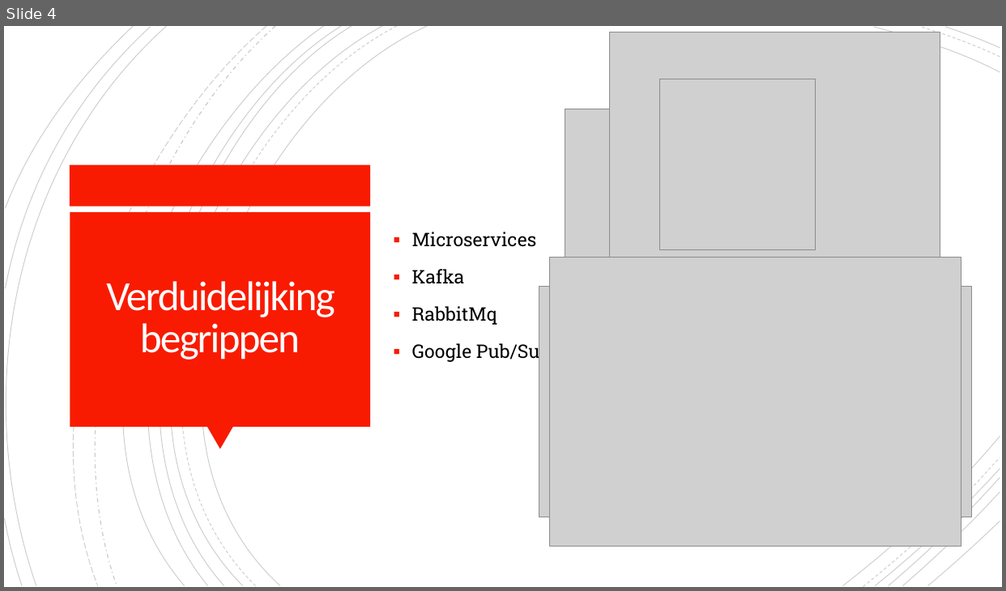
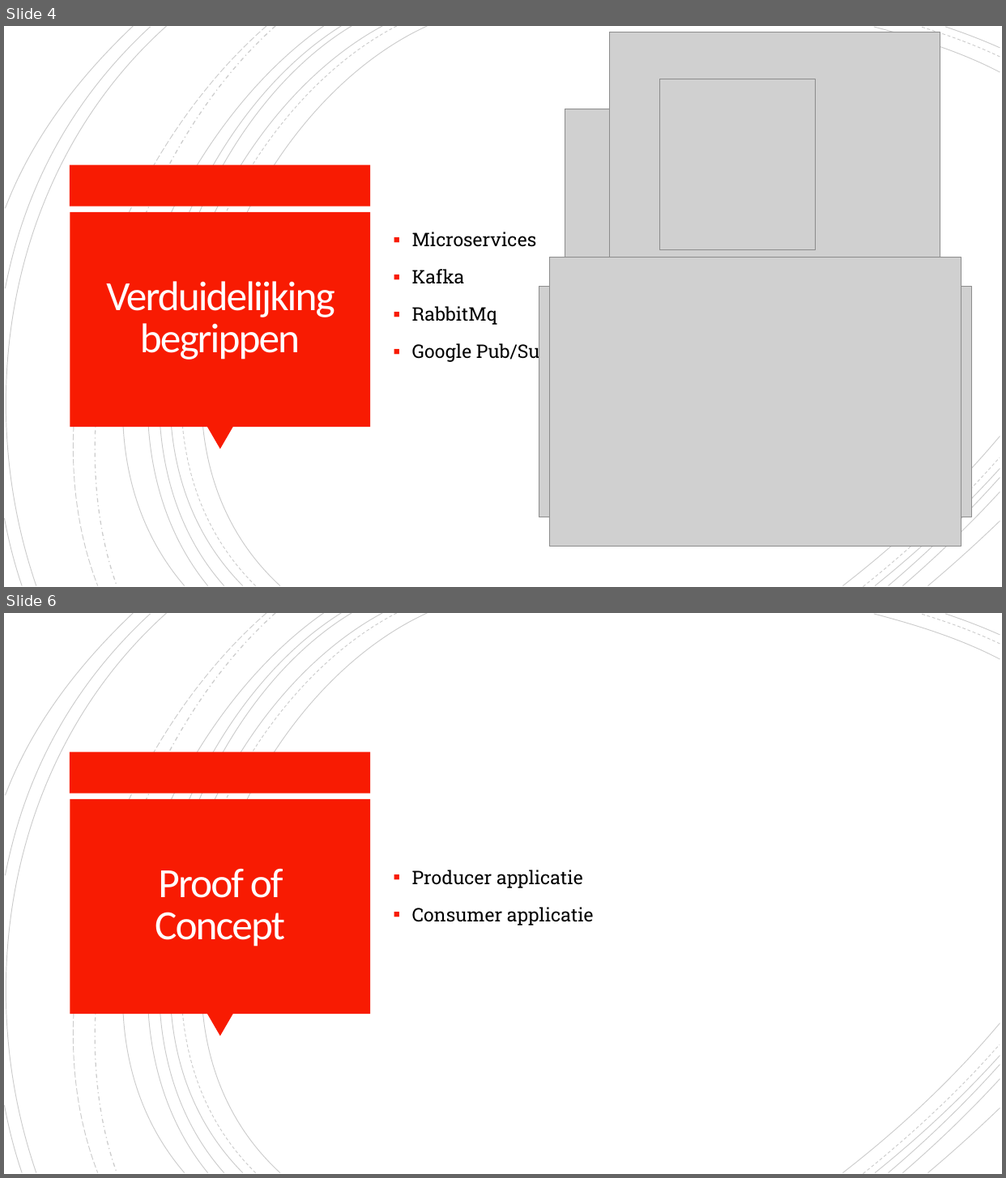
Before and after one commit to 637611rd/BP_Ruben, a slide deck: Bachelorproef.pptx. Shown one above the other, each under a label of ours: slide 4 before the commit, slides 4 and 6 after it; the slides between them are not shown. The pictures are 1006x591 and 1006x1178 pixels, drawn with LibreOffice and Linux fonts; fonts in the diff are those of the drawing; grey boxes stand for pictures. Boxes give left, top, right and bottom in pixels: in the first picture for what was removed or moved away, otherwise in the second. Text is boxed around its words. In the diff, an @@ line names an element or a change of style, - is before the commit and + after.

```diff
--- a/Bachelorproef.pptx
+++ b/Bachelorproef.pptx
@@ slide 6 added at <box>4,613,1002,1174</box>, background #FFFFFF; not listed: 24 template elements that a slide beside it also shows @@
@@ title added at <box>155,868,285,947</box>, 40 pt, text #FFFEFF @@
+Proof of Concept
@@ text added at <box>412,870,594,926</box>, 18 pt, text #000000 @@
+▪ Producer applicatie
+▪ Consumer applicatie
```
Also in this commit, not shown: 8 other slides added, 4 other files.
